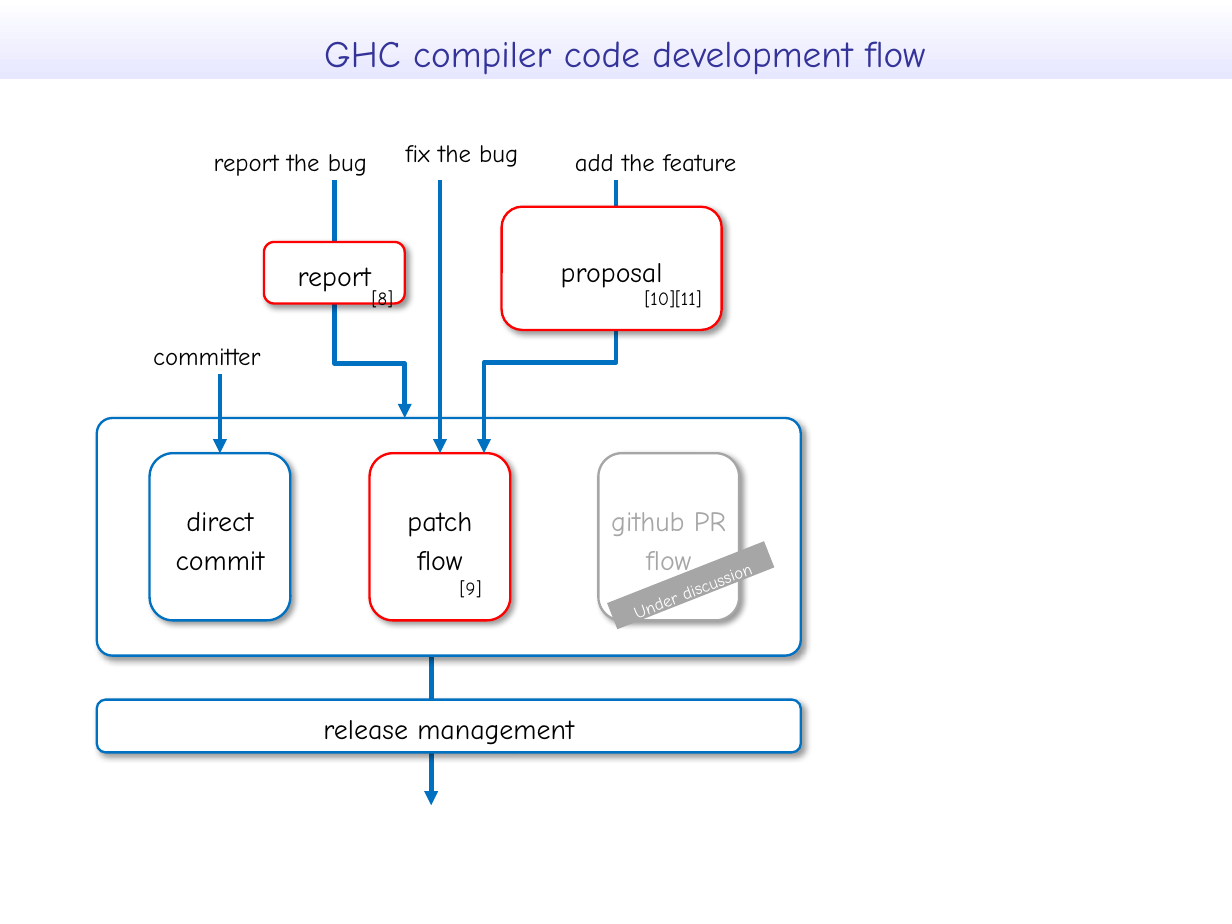
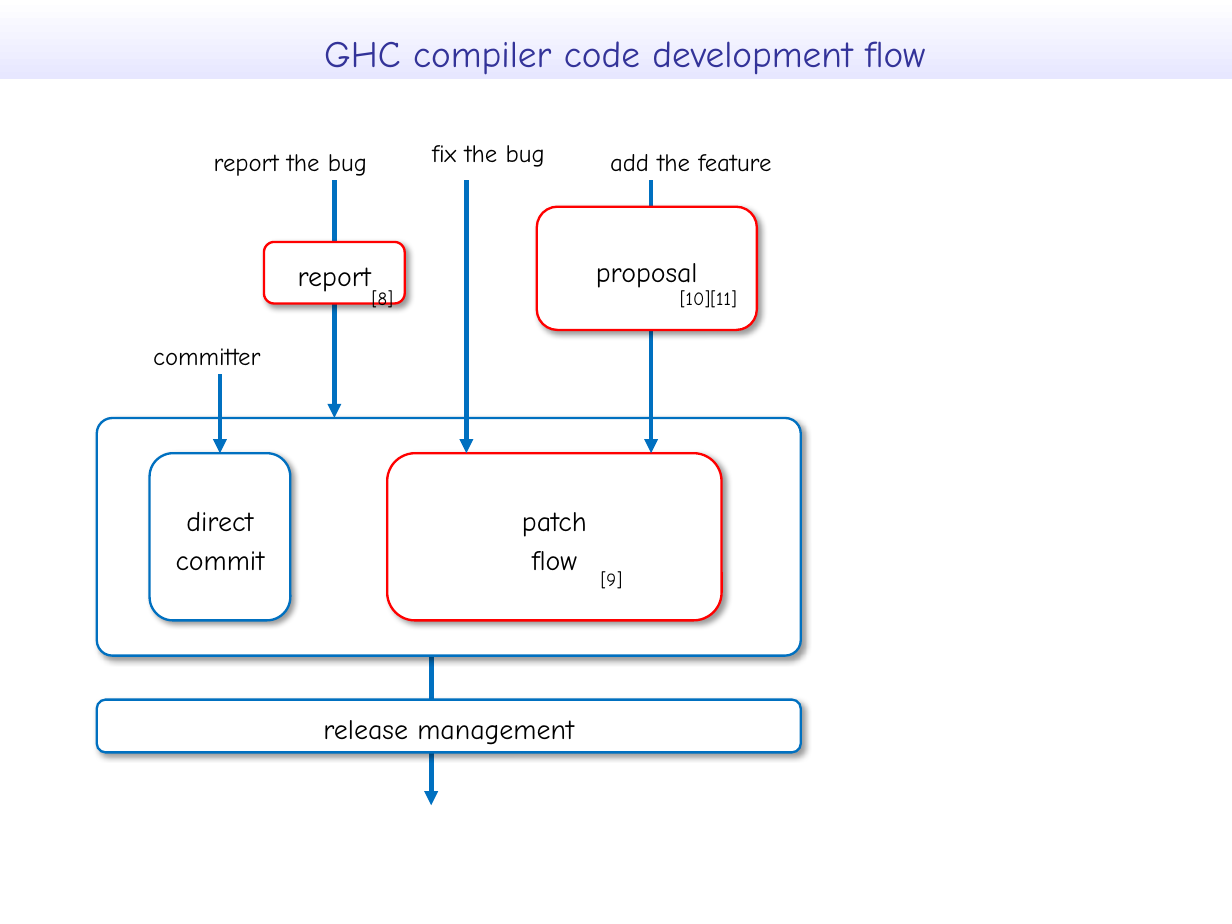
Before and after one commit to takenobu-hs/ghc-development-flow, a slide deck: slide 7 of src/ghc_development_flow.pptx. Drawn at 1232x924 pixels with LibreOffice and Linux fonts; fonts in the diff are those of the drawing. Boxes give left, top, right and bottom in pixels: in the first picture for what was removed or moved away, otherwise in the second. Text is boxed around its words. In the diff, an @@ line names an element or a change of style, - is before the commit and + after.

```diff
--- a/src/ghc_development_flow.pptx
+++ b/src/ghc_development_flow.pptx
@@ arrow moved from (334, 277) - (334, 180) to (334, 418) - (334, 180) @@
@@ 2 texts, 1 rounded rectangle, 1 arrow: place and size @@
-2 texts, 1 rounded rectangle, 1 arrow at (502,154,736,330)
+2 texts, 1 rounded rectangle, 1 arrow at (537,154,771,330)
@@ arrow added from (652, 180) to (652, 453), #0070C0 3 pt @@
@@ elbow arrow removed from (334, 295) to (405, 418) @@
@@ elbow line removed from (616, 286) to (484, 418) @@
@@ 1 text, 1 line, 1 arrow: place and size @@
-1 text, 1 line, 1 arrow at (406,145,518,453)
+1 text, 1 line, 1 arrow at (432,145,545,453)
@@ arrow removed from (484, 409) to (484, 453) @@
@@ rounded rectangle "patch": place and size @@
-rounded rectangle "patch" at (370,453,511,620)
+rounded rectangle "patch" at (387,453,721,620)
@@ rounded rectangle removed at (598,453,739,620) @@
-github PR
-flow
@@ text "[9]": place and size @@
-text "[9]" at (460,580,482,598)
+text "[9]" at (601,571,623,589)
@@ rectangle removed at (608,541,775,629) @@
-Under discussion
```
Also in this commit, not shown: 10 other slides changed, 2 other files.
